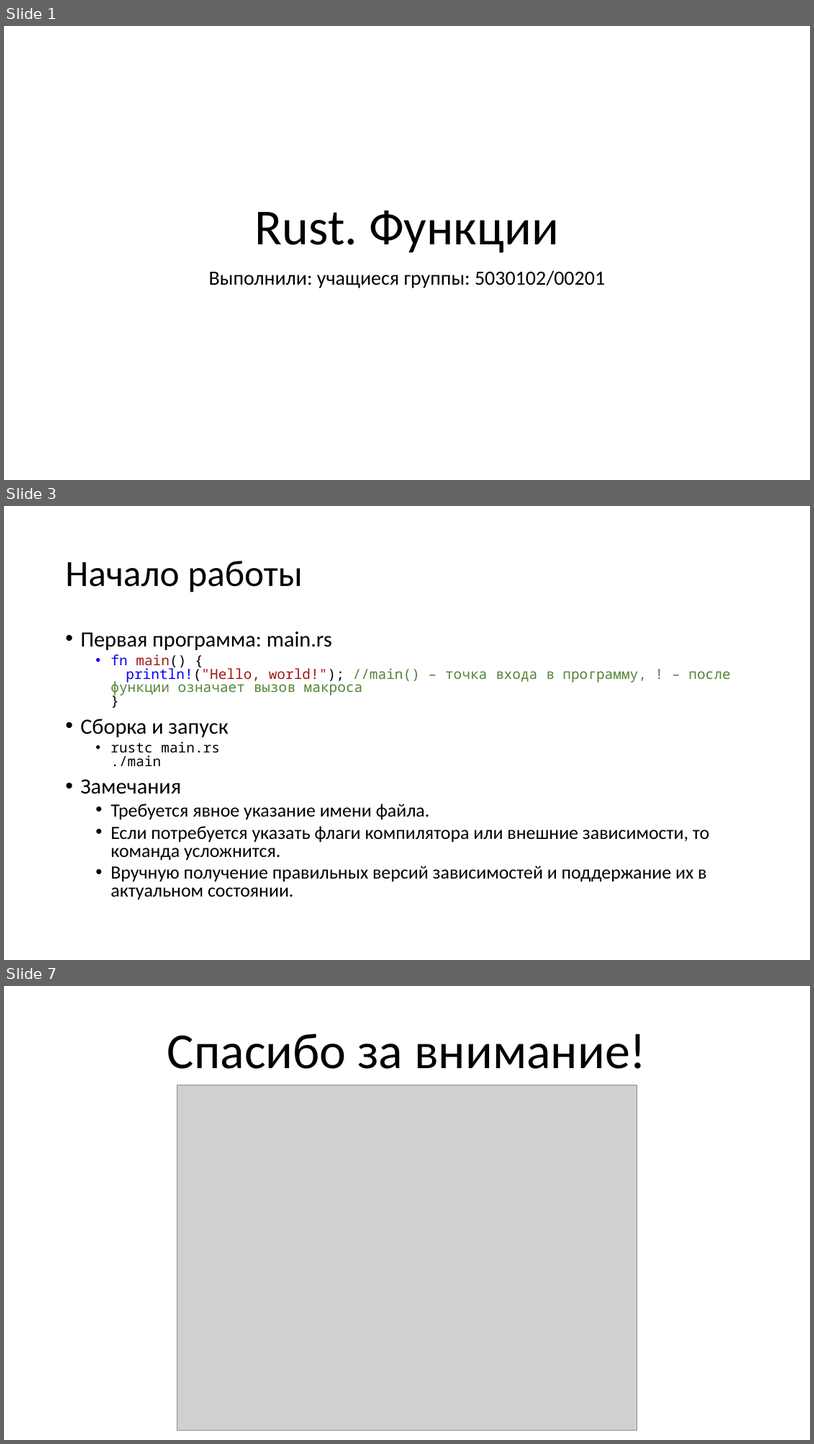
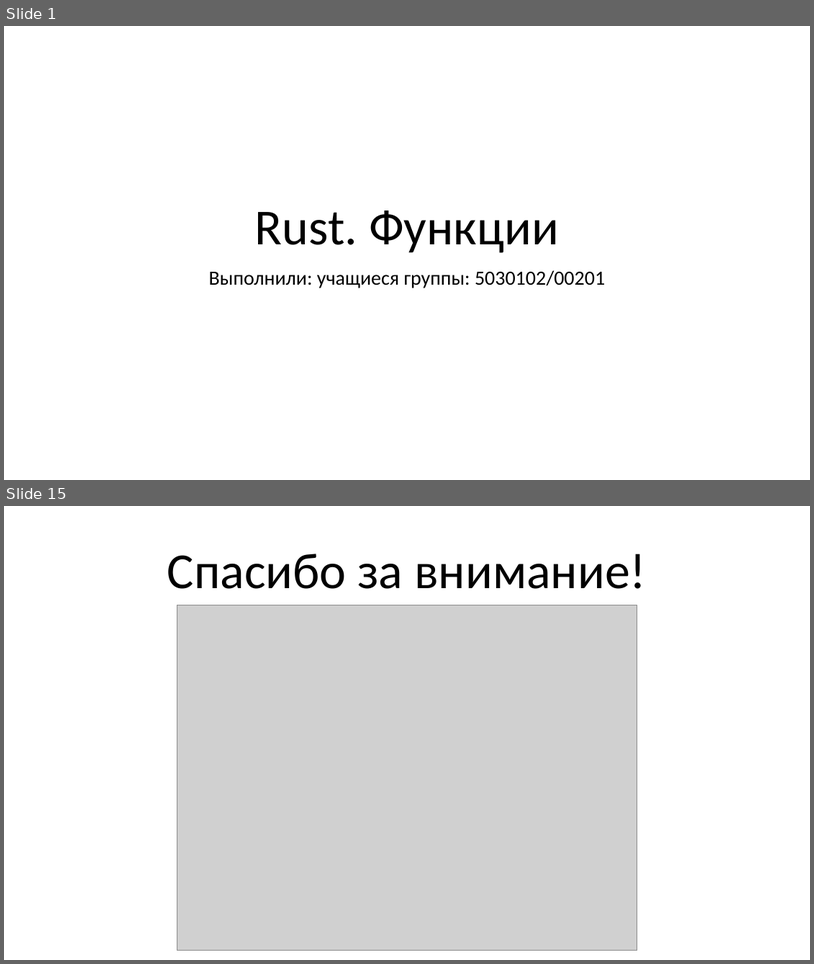
Before and after one commit to Katalien/New-programming-languages, a slide deck: reports/functions/functions.pptx. Shown one above the other, each under a label of ours: slides 1, 3 and 7 before the commit, slides 1 and 15 after it; the slides between them are not shown. The pictures are 814x1444 and 814x964 pixels, drawn with LibreOffice and Linux fonts; fonts in the diff are those of the drawing; grey boxes stand for pictures. Boxes give left, top, right and bottom in pixels: in the first picture for what was removed or moved away, otherwise in the second. Text is boxed around its words. In the diff, an @@ line names an element or a change of style, - is before the commit and + after.

```diff
--- a/reports/functions/functions.pptx
+++ b/reports/functions/functions.pptx
@@ slide 3 removed at [4, 506, 810, 960], background #FFFFFF @@
@@ title removed at [65, 561, 303, 592] @@
-Начало работы
@@ text removed at [80, 631, 730, 900] @@
-• Первая программа: main.rs
-  • fn main() {
-    println!("Hello, world!"); //main() – точка входа в программу, ! – после функции означает вызов макроса
-    }
-• Сборка и запуск
-  • rustc main.rs
-    ./main
-• Замечания
-  • Требуется явное указание имени файла.
-  • Если потребуется указать флаги компилятора или внешние зависимости, то команда усложнится.
-  • Вручную получение правильных версий зависимостей и поддержание их в актуальном состоянии.
@@ what was slide 7 is now slide 15 @@
```
Also in this commit, not shown: 2 slides changed, 11 slides added, 2 other slides removed, 2 other files.
